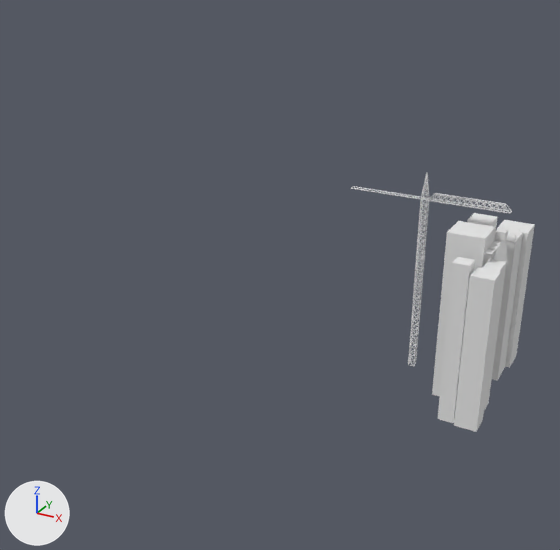
Before and after pictures for a commit that changed the Blender file SFG_UnityProject/Assets/03_Models/Maps/City/CODENAME_ALLEY.blend.
Both versions are drawn from a 50 mm camera at (96.0, -456.0, 175.0) aimed at (-145.0, -17.0, -44.0). The lights are fixed; the arrows at lower left show +X, +Y and +Z.
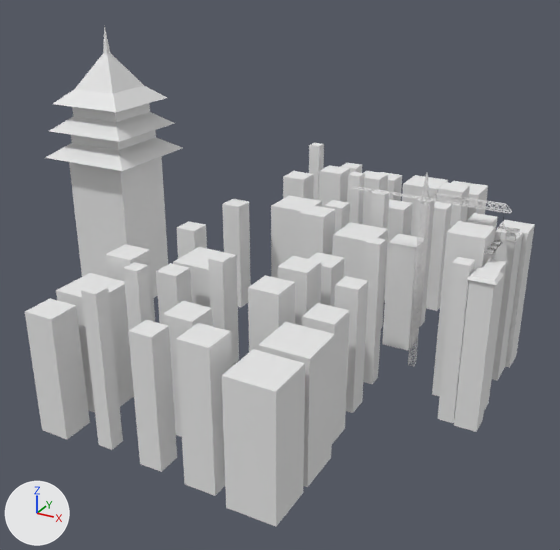
What differs and where, as boxes [x1, y1, x2, y2] in the pictures (560 x 550 px):
```json
{"object": "buildingsBack", "change": "added", "after": [25, 143, 488, 527], "faces in mat_material_006 (its picture is missing)": [56, 175, 488, 527], "faces in mat_material_009 (its picture is missing)": [25, 171, 425, 444], "faces in mat_material_007 (its picture is missing)": [105, 165, 470, 496], "faces in mat_material_010 (its picture is missing)": [128, 163, 452, 472], "faces in mat_material_008 (its picture is missing)": [81, 143, 435, 450]}
{"object": "pagoda", "change": "added", "after": [45, 25, 182, 298]}
{"object": "hangerClothes", "change": "added", "after": [495, 226, 520, 237]}
{"object": "buidingsBalconies", "change": "added", "after": [484, 241, 500, 254]}
```

Scene script edits in JSON lines:
```json
{"op": "add", "block": "mat_material_007", "code": ["mat_material_007 = diffuse_material('Material.007')", "mat_material_007.base_color = (0.8, 0.8, 0.8)  # white #e7e7e7"]}
{"op": "add", "block": "mat_material_008", "code": ["mat_material_008 = diffuse_material('Material.008')", "mat_material_008.base_color = (0.8, 0.8, 0.8)  # white #e7e7e7"]}
{"op": "add", "block": "mat_material_009", "code": ["mat_material_009 = diffuse_material('Material.009')", "mat_material_009.base_color = (0.8, 0.8, 0.8)  # white #e7e7e7"]}
{"op": "add", "block": "mat_material_006", "code": ["mat_material_006 = diffuse_material('Material.006')", "mat_material_006.base_color = (0.8, 0.8, 0.8)  # white #e7e7e7"]}
{"op": "add", "block": "mat_material_010", "code": ["mat_material_010 = diffuse_material('Material.010')", "mat_material_010.base_color = (0.8, 0.8, 0.8)  # white #e7e7e7"]}
{"op": "add", "block": "mat_hangerclothes", "code": ["mat_hangerclothes = diffuse_material('hangerClothes')", "mat_hangerclothes.base_color = (0.8, 0.8, 0.8)  # white #e7e7e7"]}
{"op": "add", "block": "me_cube_013", "code": ["me_cube_013 = bpy.data.meshes.new('Cube.013')", "me_cube_013.from_pydata(...)  # 320 vertices, 200 faces; spans x -9.1..7.9, y -18.2..18.8, z -4.4..5.7", "# faces by material slot: [40, 40, 40, 40, 40]", "me_cube_013.materials.append(mat_material_006)  # its picture is missing", "me_cube_013.materials.append(mat_material_007)  # its picture is missing", "me_cube_013.materials.append(mat_material_008)  # its picture is missing", "me_cube_013.materials.append(mat_material_009)  # its picture is missing", "me_cube_013.materials.append(mat_material_010)  # its picture is missing"]}
{"op": "add", "block": "me_cube_005", "code": ["me_cube_005 = bpy.data.meshes.new('Cube.005')", "me_cube_005.from_pydata(...)  # 420 vertices, 320 faces; spans x -6.5..6.58, y 10.46..20.51, z 2.25..4.96", "me_cube_005.polygons.foreach_set('use_smooth', [True] * 320)", "me_cube_005.materials.append(mat_hangerclothes)  # its picture is missing"]}
{"op": "add", "block": "me_cube_011", "code": ["me_cube_011 = bpy.data.meshes.new('Cube.011')", "me_cube_011.from_pydata(...)  # 24 vertices, 18 faces; spans x -3.0..2.0, y -27.0..-6.0, z 3.9..4.0"]}
{"op": "add", "block": "me_cube_014", "code": ["me_cube_014 = bpy.data.meshes.new('Cube.014')", "me_cube_014.from_pydata(...)  # 45 vertices, 44 faces; spans x -38.0..38.0, y -38.0..38.0, z 0.0..215.0"]}
{"op": "add", "block": "ob_buildingsback", "code": ["ob_buildingsback = bpy.data.objects.new('buildingsBack', me_cube_013)", "ob_buildingsback.location = (-133.9, -2.6, -56.5)", "ob_buildingsback.scale = (10.0, 10.0, 10.0)"]}
{"op": "add", "block": "ob_hangerclothes", "code": ["ob_hangerclothes = bpy.data.objects.new('hangerClothes', me_cube_005)", "ob_hangerclothes.location = (0.0, 0.0, 0.0)"]}
{"op": "add", "block": "ob_buidingsbalconies", "code": ["ob_buidingsbalconies = bpy.data.objects.new('buidingsBalconies', me_cube_011)", "ob_buidingsbalconies.location = (0.0, 0.0, 0.0)"]}
{"op": "add", "block": "ob_pagoda", "code": ["ob_pagoda = bpy.data.objects.new('pagoda', me_cube_014)", "ob_pagoda.location = (-300.0, 0.0, -100.0)"]}
```
